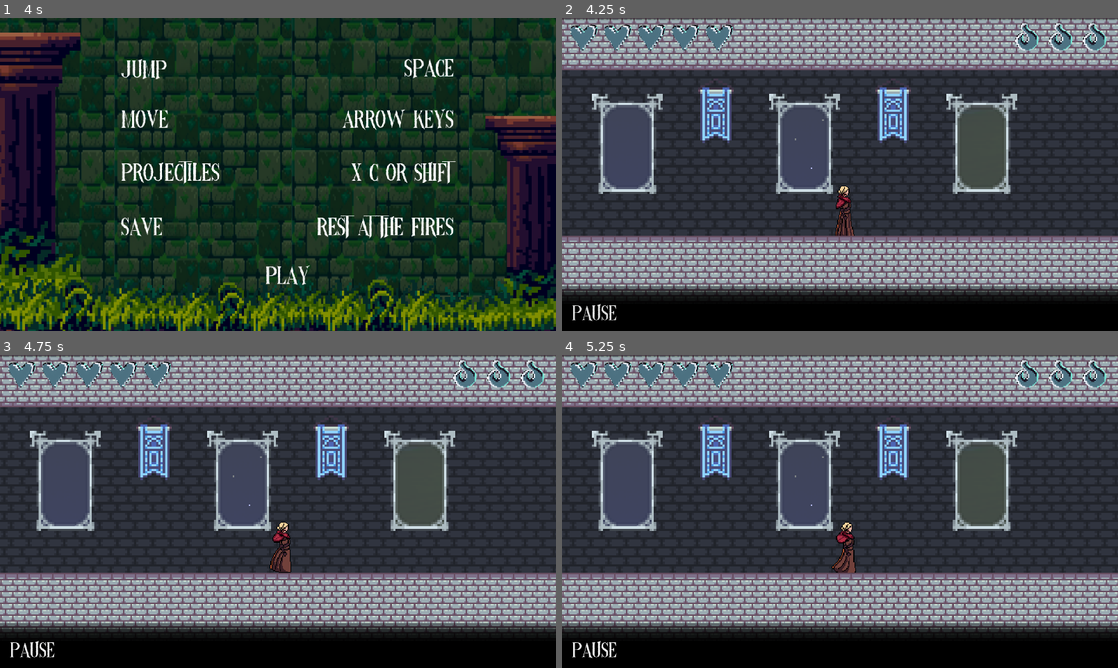
Above: before the commit, frames 1-4 (two rows, left to right).
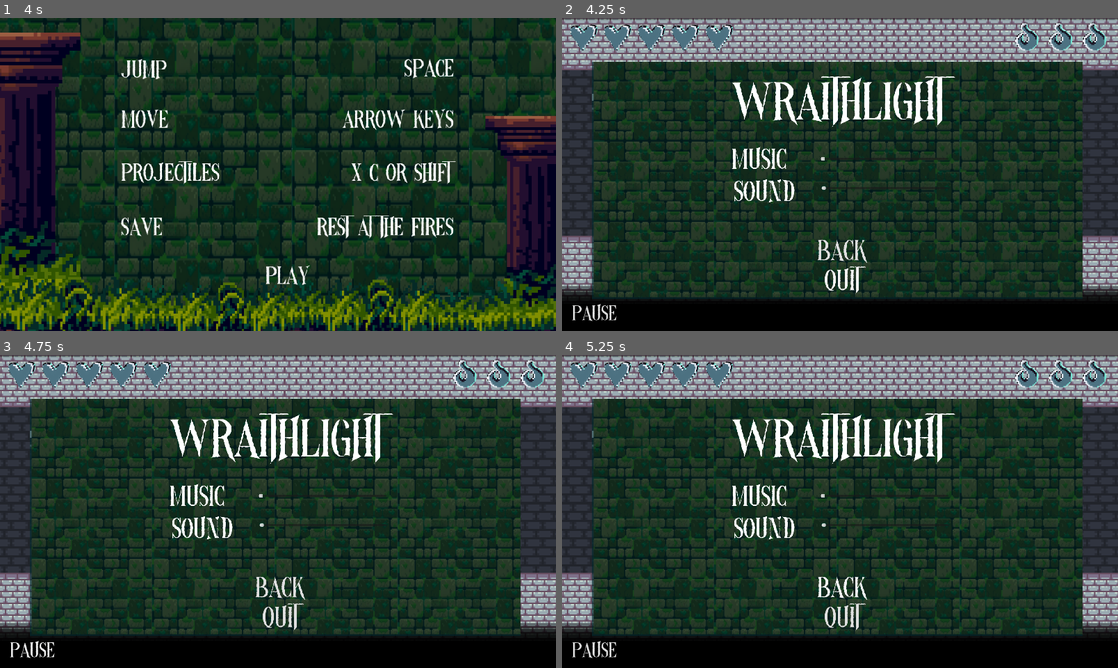
Above: after the commit, the same moments.

Repository: jnbaum/wraithlight
Game: Godot game, scene res://Levels/control.tscn
The game is run twice, just before and just after one commit, with the same random seed, the same clock (stepped at 60 frames per second) and the same inputs.
Inputs (mouse positions are in pixels of both pictures, inside the frame that each line leads up to):
- Up to frame 1 (4 s): click "Start" at 0.5 s; click "Start" at 1.25 s; click "Next" at 2 s; click "Next" at 2.75 s; click "Play" at 3.5 s
- Up to frame 2 (4.25 s): no input
- Up to frame 3 (4.75 s): click "Pause" at 4.25 s
- Up to frame 4 (5.25 s): click (840, 596) at 5 s, where only the run after the commit has a clickable "Back"

Frame 1 is identical in both runs. In frame 2, 51% of the frame differs, in the area x 5-94%, y 14-90%; in frame 3, 51%; in frame 4, 51%.

Commit message:
Started rearranging the pause menu, having trouble with toggling the functionality.

Diff:
--- a/hud.gd
+++ b/hud.gd
@@ -1,19 +1,46 @@
 extends CanvasLayer
 
-
+@onready var pause_menu = get_node("HUD/PauseMenu")
 # Called when the node enters the scene tree for the first time.
 func _ready() -> void:
+	pause_menu = $HUD/PauseMenu
+	if pause_menu:
+		pause_menu.visible = false
+	else:
+		print("PauseMenu is not found")
+
+	#pause_menu.visible = false
+	#$PauseMenu/Music/MSlider.value = linear_to_db(AudioServer.get_bus_volume_db(AudioServer.get_bus_index("Music")))
+	#$PauseMenu/Sound/HSlider.value = linear_to_db(AudioServer.get_bus_volume_db(AudioServer.get_bus_index("SoundEffects")))
+	#$PauseMenu/Music/MSlider.connect("value_changed", Callable(self, "_on_MusicSlider_value_changed"))
+	#$PauseMenu/Sound/Hslider.connect("value_changed", Callable(self, "_on_SoundSlider2_value_changed"))
 	pass # Replace with function body.
 
+func _on_MusicSlider_value_changed(value):
+	var bus_index = AudioServer.get_bus_index("Music")
+	AudioServer.set_bus_volume_db(bus_index, db_to_linear(value))
+
+func _on_SoundSlider2_value_changed(value):
+	var bus_index = AudioServer.get_bus_index("SFX")
+	AudioServer.set_bus_volume_db(bus_index, db_to_linear(value))
 
 # Called every frame. 'delta' is the elapsed time since the previous frame.
 func _process(_delta: float) -> void:
 	pass
 
 
-
-
 func _on_pause_pressed() -> void:
 	$ClickSound.play()
 	await get_tree().create_timer(1.25).timeout
-	get_tree().change_scene_to_file("res://settings.tscn")
+	get_tree().paused = true
+	pause_menu.visible = true
+
+func _on_back_pressed() -> void:
+	$ClickSound.play()
+	await get_tree().create_timer(1.25).timeout
+	pause_menu.visible = false
+	pass # Replace with function body.
+
+func _on_quit_pressed() -> void:
+	get_tree().quit()
+	pass # Replace with function body.
--- a/hud.tscn
+++ b/hud.tscn
@@ -1,15 +1,99 @@
-[gd_scene load_steps=7 format=3 uid="uid://b711y6ajr0ako"]
+[gd_scene load_steps=10 format=3 uid="uid://b711y6ajr0ako"]
 
 [ext_resource type="Texture2D" uid="uid://cjw2h58cu52sj" path="res://Assets/Flame(1).png" id="1_aglur"]
 [ext_resource type="Script" uid="uid://codiw7i2oqqlc" path="res://hud.gd" id="1_d6du5"]
 [ext_resource type="Texture2D" uid="uid://dwxb23m8ofc4v" path="res://Assets/heart.png" id="2_0rmoh"]
 [ext_resource type="FontFile" uid="uid://dsl5awgy80aev" path="res://NightsideDemoRegular.ttf" id="2_1t41d"]
 [ext_resource type="AudioStream" uid="uid://dvlacad8r88lc" path="res://ClickSound.wav" id="5_w55m0"]
+[ext_resource type="Texture2D" uid="uid://bqxnqdfsimxhw" path="res://Assets/Background2.png" id="6_1xsix"]
+
+[sub_resource type="StyleBoxEmpty" id="StyleBoxEmpty_rftc2"]
+
+[sub_resource type="StyleBoxEmpty" id="StyleBoxEmpty_61f8s"]
 
 [sub_resource type="StyleBoxEmpty" id="StyleBoxEmpty_a2258"]
 
 [node name="HUD" type="CanvasLayer"]
 script = ExtResource("1_d6du5")
+
+[node name="PauseMenu" type="Control" parent="."]
+layout_mode = 3
+anchors_preset = 0
+
+[node name="Background2" type="Sprite2D" parent="PauseMenu"]
+position = Vector2(953, 557.75)
+scale = Vector2(1.66305, 1.93914)
+texture = ExtResource("6_1xsix")
+
+[node name="ColorRect" type="ColorRect" parent="PauseMenu"]
+offset_left = 103.0
+offset_top = 151.0
+offset_right = 1798.0
+offset_bottom = 970.0
+color = Color(0, 0.152941, 0.164706, 0.623529)
+
+[node name="Logo" type="Label" parent="PauseMenu"]
+offset_left = 584.0
+offset_top = 244.0
+offset_right = 1320.0
+offset_bottom = 527.0
+theme_override_fonts/font = ExtResource("2_1t41d")
+theme_override_font_sizes/font_size = 150
+text = "WraithLight"
+
+[node name="Back" type="Button" parent="PauseMenu"]
+offset_left = 877.0
+offset_top = 774.0
+offset_right = 1055.0
+offset_bottom = 889.0
+theme_override_fonts/font = ExtResource("2_1t41d")
+theme_override_font_sizes/font_size = 80
+theme_override_styles/focus = SubResource("StyleBoxEmpty_rftc2")
+text = "Back"
+flat = true
+
+[node name="Quit" type="Button" parent="PauseMenu"]
+offset_left = 902.0
+offset_top = 877.0
+offset_right = 1032.0
+offset_bottom = 992.0
+theme_override_fonts/font = ExtResource("2_1t41d")
+theme_override_font_sizes/font_size = 80
+theme_override_styles/focus = SubResource("StyleBoxEmpty_61f8s")
+text = "Quit"
+flat = true
+
+[node name="Music" type="Label" parent="PauseMenu"]
+offset_left = 585.0
+offset_top = 463.0
+offset_right = 775.0
+offset_bottom = 570.0
+theme_override_fonts/font = ExtResource("2_1t41d")
+theme_override_font_sizes/font_size = 80
+text = "Music"
+
+[node name="MSlider" type="HSlider" parent="PauseMenu/Music"]
+layout_mode = 0
+offset_left = 308.0
+offset_top = 4.0
+offset_right = 749.0
+offset_bottom = 43.0
+
+[node name="Sound" type="Label" parent="PauseMenu"]
+offset_left = 594.0
+offset_top = 574.0
+offset_right = 804.0
+offset_bottom = 681.0
+theme_override_fonts/font = ExtResource("2_1t41d")
+theme_override_font_sizes/font_size = 80
+text = "Sound"
+
+[node name="HSlider" type="HSlider" parent="PauseMenu/Sound"]
+layout_mode = 0
+offset_left = 302.0
+offset_top = 5.0
+offset_right = 742.0
+offset_bottom = 21.0
 
 [node name="Lives" type="Label" parent="."]
 offset_right = 40.0
@@ -79,4 +163,6 @@
 stream = ExtResource("5_w55m0")
 bus = &"SoundEffects"
 
+[connection signal="pressed" from="PauseMenu/Back" to="." method="_on_back_pressed"]
+[connection signal="pressed" from="PauseMenu/Quit" to="." method="_on_quit_pressed"]
 [connection signal="pressed" from="Pause" to="." method="_on_pause_pressed"]
--- a/settings.gd
+++ b/settings.gd
@@ -7,7 +7,6 @@
 	$Sound/SoundSlider2.value = linear_to_db(AudioServer.get_bus_volume_db(AudioServer.get_bus_index("SoundEffects")))
 	$Music/MusicSlider.connect("value_changed", Callable(self, "_on_MusicSlider_value_changed"))
 	$Sound/SoundSlider2.connect("value_changed", Callable(self, "_on_SoundSlider2_value_changed"))
-
 	pass # Replace with function body.
 
 func _on_MusicSlider_value_changed(value):
@@ -18,28 +17,18 @@
 	var bus_index = AudioServer.get_bus_index("SFX")
 	AudioServer.set_bus_volume_db(bus_index, db_to_linear(value))
 
-
-# Called every frame. 'delta' is the elapsed time since the previous frame.
 func _process(delta: float) -> void:
 	pass
 
-
-
-
 func _on_button_pressed() -> void: #BACK BUTTON
-
+	get_tree().paused = false
+	visible = false
 	pass # Replace with function body.
-
-
-
 
 func _on_quit_pressed() -> void:
 	get_tree().quit()
 	pass # Replace with function body.
 
-
-
-
-func _on_button_2_pressed() -> void:
+func _on_button_2_pressed() -> void: #DEBUG BUTTON FOR TESTING FUNCTIONALITY
 	get_tree().change_scene_to_file("res://Levels/level.tscn")
 	pass # Replace with function body.
--- a/settings.tscn
+++ b/settings.tscn
@@ -24,6 +24,7 @@
 offset_right = 973.0
 offset_bottom = 549.0
 color = Color(0, 0.15259, 0.163344, 0.623529)
+metadata/_edit_use_anchors_ = true
 
 [node name="Logo" type="Label" parent="."]
 offset_left = -494.0
@@ -33,6 +34,7 @@
 theme_override_fonts/font = ExtResource("2_xknt6")
 theme_override_font_sizes/font_size = 200
 text = "WraithLight"
+metadata/_edit_use_anchors_ = true
 
 [node name="Music" type="Label" parent="."]
 offset_left = -394.0
@@ -42,6 +44,7 @@
 theme_override_fonts/font = ExtResource("2_xknt6")
 theme_override_font_sizes/font_size = 90
 text = "Music"
+metadata/_edit_use_anchors_ = true
 
 [node name="MusicSlider" type="HSlider" parent="Music"]
 layout_mode = 0
@@ -52,6 +55,7 @@
 scale = Vector2(1.92, 2.2)
 max_value = 30.0
 value = 10.0
+metadata/_edit_use_anchors_ = true
 
 [node name="Button" type="Button" parent="."]
 offset_left = -81.0
@@ -63,6 +67,7 @@
 theme_override_styles/focus = SubResource("StyleBoxEmpty_3ykye")
 text = "Back"
 flat = true
+metadata/_edit_use_anchors_ = true
 
 [node name="Quit" type="Button" parent="."]
 offset_left = -65.0
@@ -74,6 +79,7 @@
 theme_override_styles/focus = SubResource("StyleBoxEmpty_gc0em")
 text = "Quit"
 flat = true
+metadata/_edit_use_anchors_ = true
 
 [node name="Sound" type="Label" parent="."]
 offset_left = -394.0
@@ -83,6 +89,7 @@
 theme_override_fonts/font = ExtResource("2_xknt6")
 theme_override_font_sizes/font_size = 90
 text = "Sound"
+metadata/_edit_use_anchors_ = true
 
 [node name="SoundSlider2" type="HSlider" parent="Sound"]
 layout_mode = 0
@@ -93,6 +100,7 @@
 scale = Vector2(1.92, 2.2)
 max_value = 40.0
 value = 10.0
+metadata/_edit_use_anchors_ = true
 
 [node name="DirectionalLight2D" type="DirectionalLight2D" parent="."]
 color = Color(0, 0, 0, 1)
